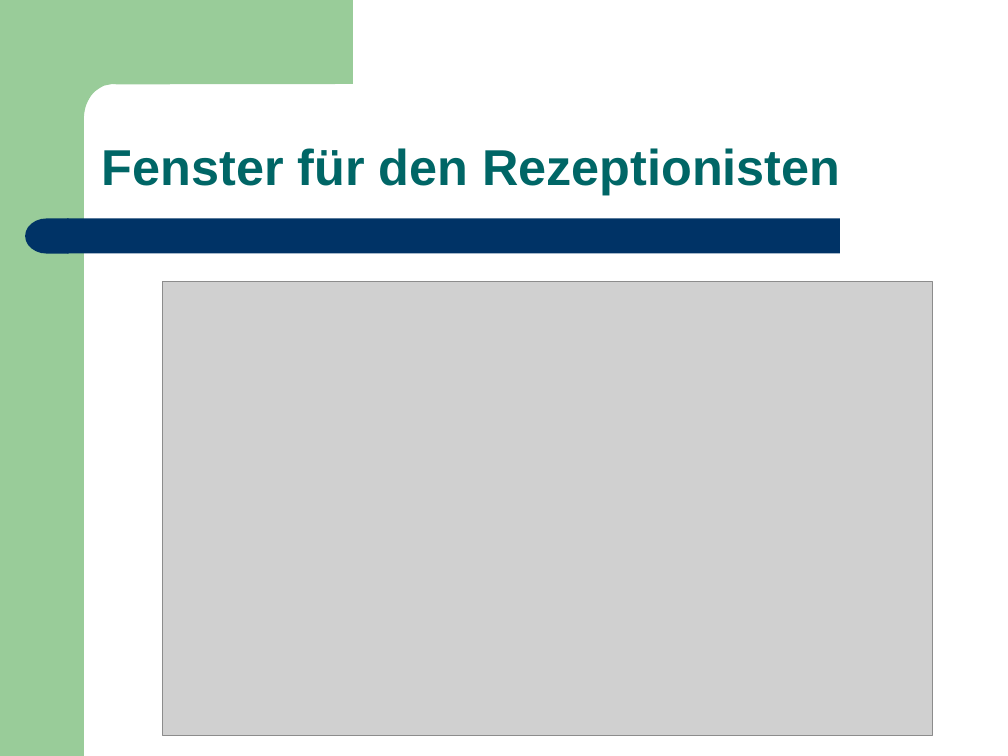
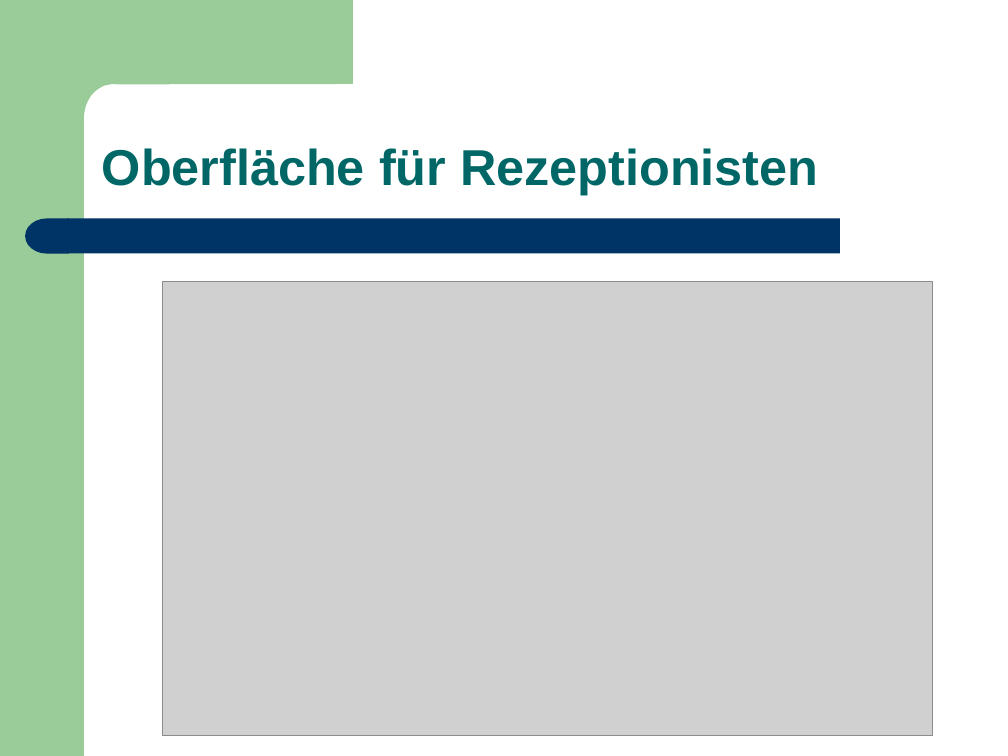
Before and after one commit to BackupTheBerlios/hics, a slide deck: slide 10 of Projektmanagement/hics_presentation.ppt. Drawn at 1008x756 pixels with LibreOffice and Linux fonts; fonts in the diff are those of the drawing; grey boxes stand for pictures. Boxes give left, top, right and bottom in pixels: in the first picture for what was removed or moved away, otherwise in the second. Text is boxed around its words. In the diff, an @@ line names an element or a change of style, - is before the commit and + after.

```diff
--- a/Projektmanagement/hics_presentation.ppt
+++ b/Projektmanagement/hics_presentation.ppt
@@ text at (102, 148, 818, 195): text changed @@
-Fenster für den Rezeptionisten
+Oberfläche für Rezeptionisten
```
Also in this commit, not shown: 6 other slides changed, 1 other file.
